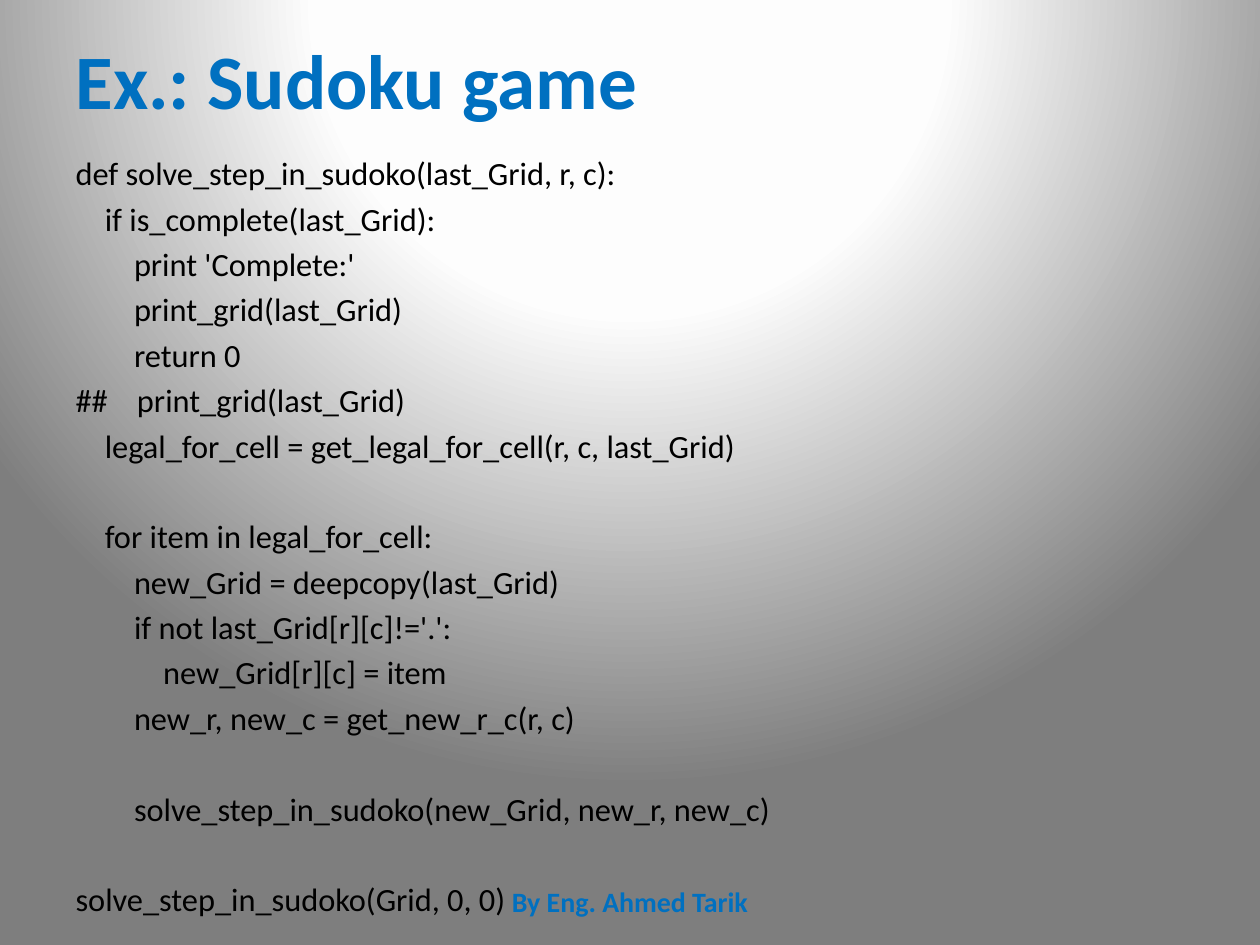
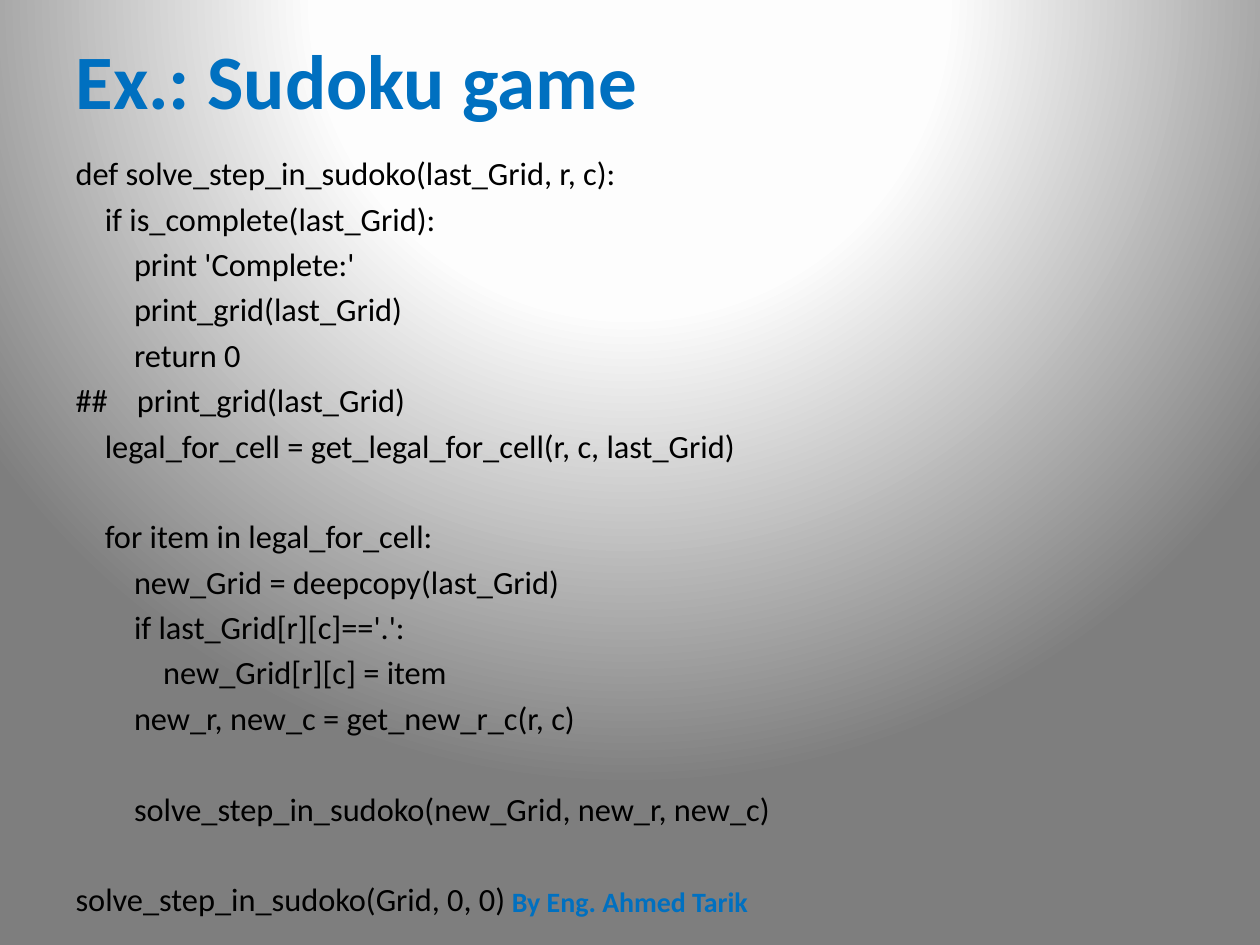
Before and after one commit to CharaD7/AI-class-1, a slide deck: slide 17 of sudoku.pptx. Drawn at 1260x945 pixels with LibreOffice and Linux fonts; fonts in the diff are those of the drawing. Boxes give left, top, right and bottom in pixels: in the first picture for what was removed or moved away, otherwise in the second. Text is boxed around its words. In the diff, an @@ line names an element or a change of style, - is before the commit and + after.

```diff
--- a/sudoku.pptx
+++ b/sudoku.pptx
@@ text at (134, 615, 405, 644): text changed @@
-if not last_Grid[r][c]!='.':
+if last_Grid[r][c]=='.':
```
Also in this commit, not shown: 1 other slide changed, 1 other file.
